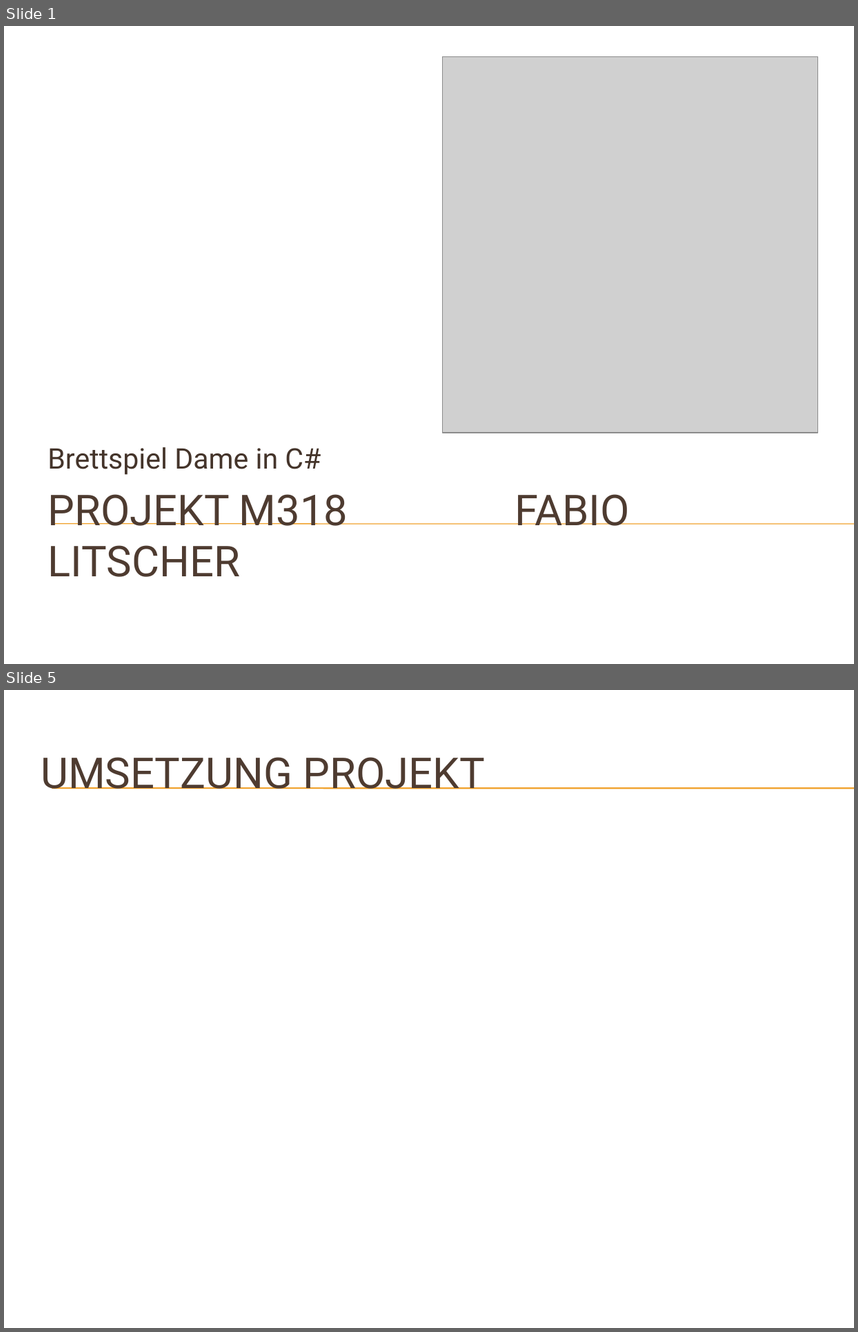
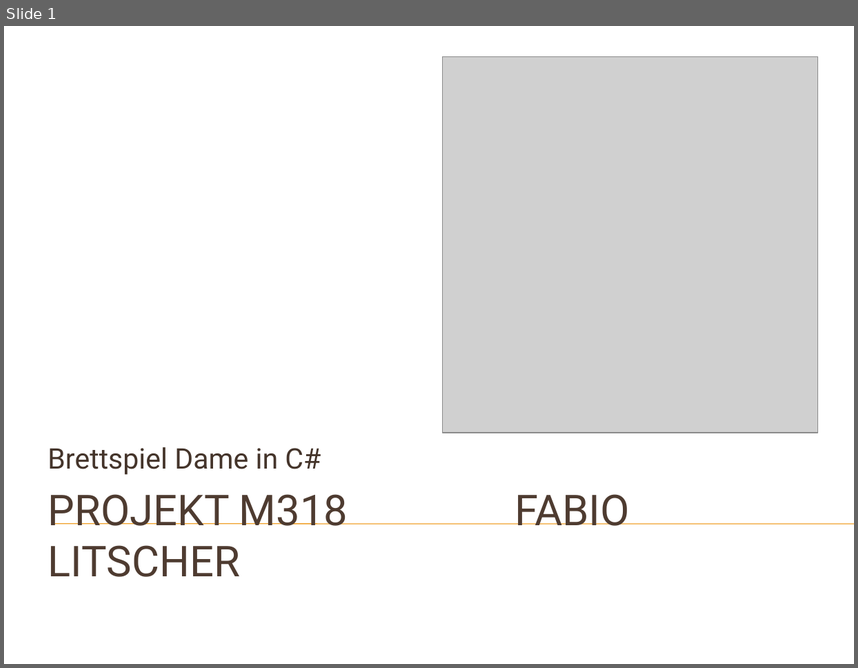
Before and after one commit to fabio-litscher/M318_Dame, a slide deck: Note 3-2/Dame_fabio_litscher.pptx. Shown one above the other, each under a label of ours: slides 1 and 5 before the commit, slide 1 after it; the slides between them are not shown. The pictures are 858x1332 and 858x668 pixels, drawn with LibreOffice and Linux fonts; fonts in the diff are those of the drawing; grey boxes stand for pictures; background and template pictures are left out. Boxes give left, top, right and bottom in pixels: in the first picture for what was removed or moved away, otherwise in the second. Text is boxed around its words. In the diff, an @@ line names an element or a change of style, - is before the commit and + after.

```diff
--- a/Note 3-2/Dame_fabio_litscher.pptx
+++ b/Note 3-2/Dame_fabio_litscher.pptx
@@ slide 5 removed at [4, 690, 854, 1328], background picture (left out) @@
@@ title removed at [41, 757, 485, 789] @@
-UMSETZUNG PROJEKT
@@ line removed from (52, 788) to (854, 788) @@
@@ line removed from (52, 789) to (854, 789) @@
```
Also in this commit, not shown: 2 slides changed, 8 slides added, 1 other slide removed, 6 other files.
